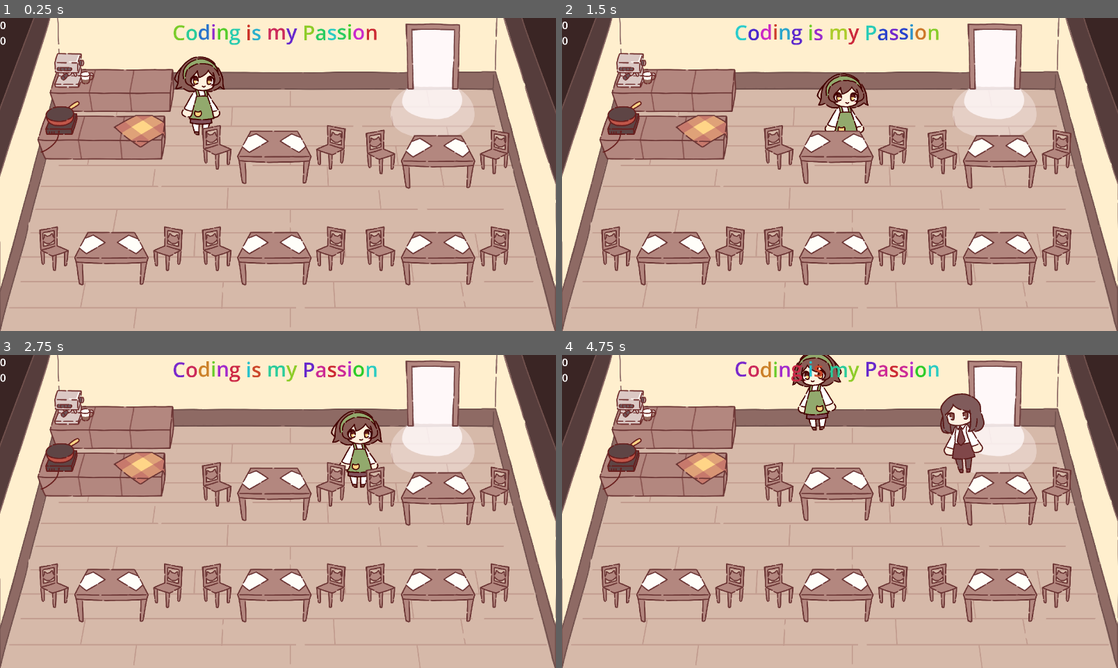
Above: before the commit, frames 1-4 (two rows, left to right).
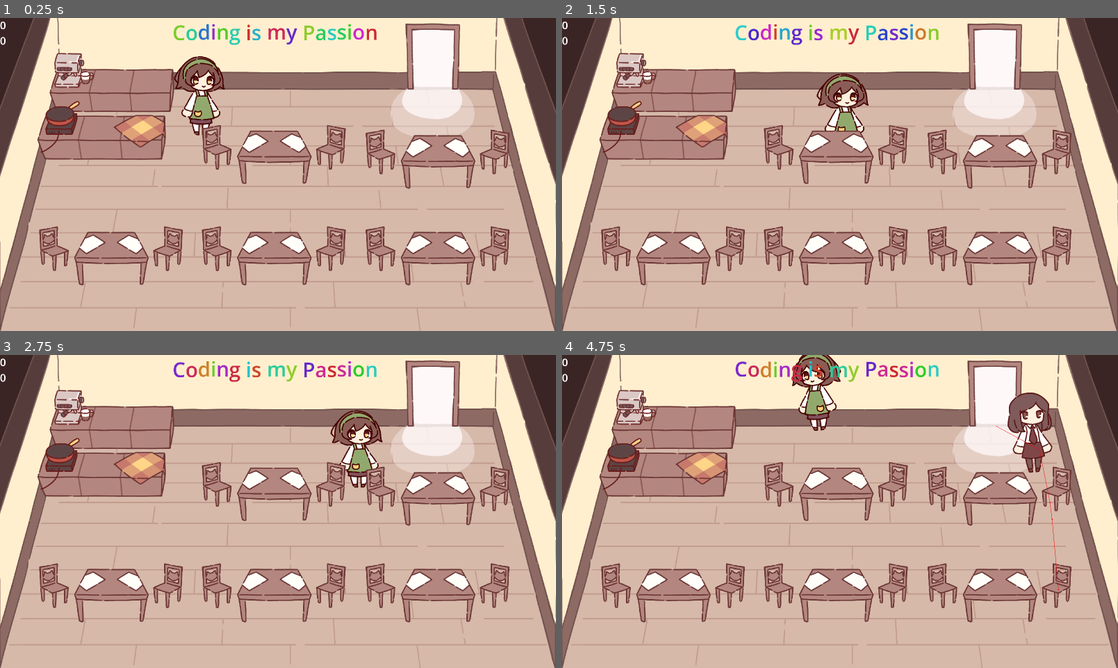
Above: after the commit, the same moments.

Repository: NuTrynity/Little-Cat-Cafe
Game: Godot game, scene res://scene_0.tscn
Two runs of this game, one before a commit and one after it. Both use one fixed random seed, a clock stepped at 60 frames per second and the inputs below.
Inputs:
- Up to frame 1 (0.25 s): no input
- Up to frame 2 (1.5 s): tap Enter (ui_accept) at 0.5, 0.77 s; hold Right (move_right) 0.53-1.28 s; hold E (interact) 0.53-1.28 s; hold S (move_down) from 1.28 s (still down); tap E (interact) at 1.35 s
- Up to frame 3 (2.75 s): tap Enter (ui_accept) at 1.52 s; release S (move_down) at 2.03 s; hold Right (move_right) from 2.03 s (still down); hold E (interact) from 2.03 s (still down)
- Up to frame 4 (4.75 s): release Right (move_right) at 2.78 s; release E (interact) at 2.78 s; hold W (move_up) 2.78-3.53 s; tap E (interact) at 2.85, 4.35 s; tap Enter (ui_accept) at 3.02, 3.77, 4.52 s; hold E (interact) 3.53-4.28 s; hold A (move_left) from 3.53 s (still down)

The runs differ from the first frame. In frame 1, less than 0.1% of the frame differs, in the area x 31-41%, y 12-33%; in frame 2, 0.1%; in frame 3, 0.3%; in frame 4, 3.1%, in the area x 41-90%, y 0-76%.

Commit message:
made makepath() to be only called once to save performance

Diff:
--- a/Nodes/CharacterNodes/npc.tscn
+++ b/Nodes/CharacterNodes/npc.tscn
@@ -1,11 +1,10 @@
-[gd_scene load_steps=16 format=3 uid="uid://c4hs18f7bfaew"]
+[gd_scene load_steps=11 format=3 uid="uid://c4hs18f7bfaew"]
 
 [ext_resource type="Script" path="res://Scripts/CharacterScripts/NPC.gd" id="1_33mn1"]
 [ext_resource type="Resource" uid="uid://bgrjpjih4rwxy" path="res://CustomResources/PlayerMeal.tres" id="2_b2qht"]
-[ext_resource type="Texture2D" uid="uid://xw1okqjuevvc" path="res://Sprites/omurice.png" id="3_dn500"]
-[ext_resource type="Texture2D" uid="uid://creyh6ftfptme" path="res://Sprites/customer sprites/customer1_standing.png" id="3_ymdgx"]
 [ext_resource type="PackedScene" uid="uid://djyfyi0mu4m38" path="res://Nodes/Components/ai_movement.tscn" id="4_d7kkh"]
 [ext_resource type="PackedScene" uid="uid://838dejx73cqo" path="res://Nodes/Components/interation_area.tscn" id="4_h15ne"]
+[ext_resource type="PackedScene" uid="uid://c88ge1qvc6a8w" path="res://Nodes/CharacterNodes/npc_skin.tscn" id="6_axvpr"]
 
 [sub_resource type="CircleShape2D" id="CircleShape2D_hfcr3"]
 radius = 329.038
@@ -22,145 +21,6 @@
 [sub_resource type="RectangleShape2D" id="RectangleShape2D_00j47"]
 size = Vector2(84, 35)
 
-[sub_resource type="Animation" id="Animation_c4r5t"]
-length = 0.001
-tracks/0/type = "value"
-tracks/0/imported = false
-tracks/0/enabled = true
-tracks/0/path = NodePath("NPCSprite:scale")
-tracks/0/interp = 1
-tracks/0/loop_wrap = true
-tracks/0/keys = {
-"times": PackedFloat32Array(0),
-"transitions": PackedFloat32Array(1),
-"update": 0,
-"values": [Vector2(1, 1)]
-}
-tracks/1/type = "value"
-tracks/1/imported = false
-tracks/1/enabled = true
-tracks/1/path = NodePath("NPCSprite:rotation")
-tracks/1/interp = 1
-tracks/1/loop_wrap = true
-tracks/1/keys = {
-"times": PackedFloat32Array(0),
-"transitions": PackedFloat32Array(1),
-"update": 0,
-"values": [0.0]
-}
-tracks/2/type = "value"
-tracks/2/imported = false
-tracks/2/enabled = true
-tracks/2/path = NodePath("MealWanted:position")
-tracks/2/interp = 1
-tracks/2/loop_wrap = true
-tracks/2/keys = {
-"times": PackedFloat32Array(0),
-"transitions": PackedFloat32Array(1),
-"update": 0,
-"values": [Vector2(-164, -332)]
-}
-tracks/3/type = "value"
-tracks/3/imported = false
-tracks/3/enabled = true
-tracks/3/path = NodePath("MealWanted:rotation")
-tracks/3/interp = 1
-tracks/3/loop_wrap = true
-tracks/3/keys = {
-"times": PackedFloat32Array(0),
-"transitions": PackedFloat32Array(1),
-"update": 0,
-"values": [0.0]
-}
-
-[sub_resource type="Animation" id="Animation_h5b5m"]
-resource_name = "sitting"
-loop_mode = 1
-tracks/0/type = "value"
-tracks/0/imported = false
-tracks/0/enabled = true
-tracks/0/path = NodePath("NPCSprite:scale")
-tracks/0/interp = 1
-tracks/0/loop_wrap = true
-tracks/0/keys = {
-"times": PackedFloat32Array(0, 0.5, 1),
-"transitions": PackedFloat32Array(1, 1, 1),
-"update": 0,
-"values": [Vector2(1, 1), Vector2(1.05, 0.95), Vector2(1, 1)]
-}
-tracks/1/type = "value"
-tracks/1/imported = false
-tracks/1/enabled = true
-tracks/1/path = NodePath("NPCSprite:rotation")
-tracks/1/interp = 1
-tracks/1/loop_wrap = true
-tracks/1/keys = {
-"times": PackedFloat32Array(0),
-"transitions": PackedFloat32Array(1),
-"update": 0,
-"values": [0.0]
-}
-tracks/2/type = "value"
-tracks/2/imported = false
-tracks/2/enabled = true
-tracks/2/path = NodePath("MealWanted:position")
-tracks/2/interp = 1
-tracks/2/loop_wrap = true
-tracks/2/keys = {
-"times": PackedFloat32Array(0),
-"transitions": PackedFloat32Array(1),
-"update": 0,
-"values": [Vector2(-164, -332)]
-}
-tracks/3/type = "value"
-tracks/3/imported = false
-tracks/3/enabled = true
-tracks/3/path = NodePath("MealWanted:rotation")
-tracks/3/interp = 0
-tracks/3/loop_wrap = true
-tracks/3/keys = {
-"times": PackedFloat32Array(0, 0.5, 1),
-"transitions": PackedFloat32Array(1, 1, 1),
-"update": 0,
-"values": [0.349066, -0.349066, 0.349066]
-}
-
-[sub_resource type="Animation" id="Animation_c7mfu"]
-resource_name = "walking"
-length = 1.2
-loop_mode = 1
-tracks/0/type = "value"
-tracks/0/imported = false
-tracks/0/enabled = true
-tracks/0/path = NodePath("NPCSprite:scale")
-tracks/0/interp = 1
-tracks/0/loop_wrap = true
-tracks/0/keys = {
-"times": PackedFloat32Array(0, 0.3, 0.6, 0.9, 1.2),
-"transitions": PackedFloat32Array(1, 1, 1, 1, 1),
-"update": 0,
-"values": [Vector2(1, 1), Vector2(1.05, 0.95), Vector2(1, 1), Vector2(1.05, 0.95), Vector2(1, 1)]
-}
-tracks/1/type = "value"
-tracks/1/imported = false
-tracks/1/enabled = true
-tracks/1/path = NodePath("NPCSprite:rotation")
-tracks/1/interp = 2
-tracks/1/loop_wrap = true
-tracks/1/keys = {
-"times": PackedFloat32Array(0, 0.6, 1.2),
-"transitions": PackedFloat32Array(1, 1, 1),
-"update": 0,
-"values": [0.0872665, -0.0872665, 0.0872665]
-}
-
-[sub_resource type="AnimationLibrary" id="AnimationLibrary_0amnf"]
-_data = {
-"RESET": SubResource("Animation_c4r5t"),
-"sitting": SubResource("Animation_h5b5m"),
-"walking": SubResource("Animation_c7mfu")
-}
-
 [node name="NPC" type="CharacterBody2D"]
 collision_layer = 2
 collision_mask = 4
@@ -169,13 +29,8 @@
 script = ExtResource("1_33mn1")
 player_resources = ExtResource("2_b2qht")
 
-[node name="MealWanted" type="Sprite2D" parent="."]
-position = Vector2(-164, -332)
-texture = ExtResource("3_dn500")
-
-[node name="NPCSprite" type="Sprite2D" parent="."]
-position = Vector2(1, -173)
-texture = ExtResource("3_ymdgx")
+[node name="NPCSkin" parent="." instance=ExtResource("6_axvpr")]
+position = Vector2(0, -178)
 
 [node name="InteractionArea" parent="." instance=ExtResource("4_h15ne")]
 position = Vector2(1, -173)
@@ -217,11 +72,6 @@
 [node name="AiMovement" parent="." instance=ExtResource("4_d7kkh")]
 position = Vector2(0, -123)
 
-[node name="NPCAnimations" type="AnimationPlayer" parent="."]
-libraries = {
-"": SubResource("AnimationLibrary_0amnf")
-}
-
 [connection signal="area_entered" from="ChairDetector" to="." method="_on_chair_detector_area_entered"]
 [connection signal="area_exited" from="ChairDetector" to="." method="_on_chair_detector_area_exited"]
 [connection signal="area_entered" from="LeaveDetector" to="." method="_on_leave_detector_area_entered"]
--- /dev/null
+++ b/Nodes/CharacterNodes/npc_skin.tscn
@@ -0,0 +1,134 @@
+[gd_scene load_steps=7 format=3 uid="uid://c88ge1qvc6a8w"]
+
+[ext_resource type="Texture2D" uid="uid://creyh6ftfptme" path="res://Sprites/customer sprites/customer1_standing.png" id="1_j5450"]
+[ext_resource type="Texture2D" uid="uid://xw1okqjuevvc" path="res://Sprites/omurice.png" id="2_a0nks"]
+
+[sub_resource type="Animation" id="Animation_c4r5t"]
+length = 0.001
+tracks/0/type = "value"
+tracks/0/imported = false
+tracks/0/enabled = true
+tracks/0/path = NodePath("MealWanted:rotation")
+tracks/0/interp = 1
+tracks/0/loop_wrap = true
+tracks/0/keys = {
+"times": PackedFloat32Array(0),
+"transitions": PackedFloat32Array(1),
+"update": 0,
+"values": [0.0]
+}
+tracks/1/type = "value"
+tracks/1/imported = false
+tracks/1/enabled = true
+tracks/1/path = NodePath("NPCSprite:rotation")
+tracks/1/interp = 1
+tracks/1/loop_wrap = true
+tracks/1/keys = {
+"times": PackedFloat32Array(0),
+"transitions": PackedFloat32Array(1),
+"update": 0,
+"values": [0.0]
+}
+tracks/2/type = "value"
+tracks/2/imported = false
+tracks/2/enabled = true
+tracks/2/path = NodePath("NPCSprite:scale")
+tracks/2/interp = 1
+tracks/2/loop_wrap = true
+tracks/2/keys = {
+"times": PackedFloat32Array(0),
+"transitions": PackedFloat32Array(1),
+"update": 0,
+"values": [Vector2(1, 1)]
+}
+
+[sub_resource type="Animation" id="Animation_h5b5m"]
+resource_name = "sitting"
+loop_mode = 1
+tracks/0/type = "value"
+tracks/0/imported = false
+tracks/0/enabled = true
+tracks/0/path = NodePath("MealWanted:rotation")
+tracks/0/interp = 0
+tracks/0/loop_wrap = true
+tracks/0/keys = {
+"times": PackedFloat32Array(0, 0.5, 1),
+"transitions": PackedFloat32Array(1, 1, 1),
+"update": 0,
+"values": [0.349066, -0.349066, 0.349066]
+}
+tracks/1/type = "value"
+tracks/1/imported = false
+tracks/1/enabled = true
+tracks/1/path = NodePath("NPCSprite:rotation")
+tracks/1/interp = 1
+tracks/1/loop_wrap = true
+tracks/1/keys = {
+"times": PackedFloat32Array(0),
+"transitions": PackedFloat32Array(1),
+"update": 0,
+"values": [0.0]
+}
+tracks/2/type = "value"
+tracks/2/imported = false
+tracks/2/enabled = true
+tracks/2/path = NodePath("NPCSprite:scale")
+tracks/2/interp = 2
+tracks/2/loop_wrap = true
+tracks/2/keys = {
+"times": PackedFloat32Array(0, 0.5, 1),
+"transitions": PackedFloat32Array(1, 1.03526, 1),
+"update": 0,
+"values": [Vector2(1, 1), Vector2(1.05, 0.95), Vector2(1, 1)]
+}
+
+[sub_resource type="Animation" id="Animation_c7mfu"]
+resource_name = "walking"
+length = 1.2
+loop_mode = 1
+tracks/0/type = "value"
+tracks/0/imported = false
+tracks/0/enabled = true
+tracks/0/path = NodePath("NPCSprite:scale")
+tracks/0/interp = 2
+tracks/0/loop_wrap = true
+tracks/0/keys = {
+"times": PackedFloat32Array(0, 0.3, 0.6, 0.9, 1.2),
+"transitions": PackedFloat32Array(1, 1, 1, 1, 1),
+"update": 0,
+"values": [Vector2(1, 1), Vector2(1.05, 0.95), Vector2(1, 1), Vector2(1.05, 0.95), Vector2(1, 1)]
+}
+tracks/1/type = "value"
+tracks/1/imported = false
+tracks/1/enabled = true
+tracks/1/path = NodePath("NPCSprite:rotation")
+tracks/1/interp = 2
+tracks/1/loop_wrap = true
+tracks/1/keys = {
+"times": PackedFloat32Array(0, 0.6, 1.2),
+"transitions": PackedFloat32Array(1, 1, 1),
+"update": 0,
+"values": [0.0872665, -0.0872665, 0.0872665]
+}
+
+[sub_resource type="AnimationLibrary" id="AnimationLibrary_0amnf"]
+_data = {
+"RESET": SubResource("Animation_c4r5t"),
+"sitting": SubResource("Animation_h5b5m"),
+"walking": SubResource("Animation_c7mfu")
+}
+
+[node name="NPCSkin" type="Node2D"]
+
+[node name="NPCSprite" type="Sprite2D" parent="."]
+texture = ExtResource("1_j5450")
+flip_h = true
+
+[node name="MealWanted" type="Sprite2D" parent="."]
+position = Vector2(-164, -162)
+texture = ExtResource("2_a0nks")
+
+[node name="NPCAnimations" type="AnimationPlayer" parent="."]
+libraries = {
+"": SubResource("AnimationLibrary_0amnf")
+}
--- a/Nodes/CharacterNodes/player_skin.tscn
+++ b/Nodes/CharacterNodes/player_skin.tscn
@@ -60,7 +60,7 @@
 tracks/1/imported = false
 tracks/1/enabled = true
 tracks/1/path = NodePath("PlayerSprite:position")
-tracks/1/interp = 1
+tracks/1/interp = 2
 tracks/1/loop_wrap = true
 tracks/1/keys = {
 "times": PackedFloat32Array(0, 0.5, 1),
@@ -72,7 +72,7 @@
 tracks/2/imported = false
 tracks/2/enabled = true
 tracks/2/path = NodePath("PlayerSprite:scale")
-tracks/2/interp = 1
+tracks/2/interp = 2
 tracks/2/loop_wrap = true
 tracks/2/keys = {
 "times": PackedFloat32Array(0, 0.5, 1),
@@ -107,13 +107,13 @@
 "times": PackedFloat32Array(0, 0.6, 1.2),
 "transitions": PackedFloat32Array(1, 1, 1),
 "update": 0,
-"values": [-0.0523599, 0.0523599, -0.0523599]
+"values": [-0.0872665, 0.0872665, -0.0872665]
 }
 tracks/2/type = "value"
 tracks/2/imported = false
 tracks/2/enabled = true
 tracks/2/path = NodePath("PlayerSprite:scale")
-tracks/2/interp = 1
+tracks/2/interp = 2
 tracks/2/loop_wrap = true
 tracks/2/keys = {
 "times": PackedFloat32Array(0, 0.3, 0.6, 0.9, 1.2),
--- a/Nodes/Components/ai_movement.tscn
+++ b/Nodes/Components/ai_movement.tscn
@@ -15,8 +15,6 @@
 debug_enabled = true
 
 [node name="Timer" type="Timer" parent="."]
-wait_time = 0.2
-one_shot = true
 autostart = true
 
 [connection signal="timeout" from="Timer" to="." method="_on_timer_timeout"]
--- a/Nodes/ObjectNodes/door.tscn
+++ b/Nodes/ObjectNodes/door.tscn
@@ -5,7 +5,7 @@
 [ext_resource type="Resource" uid="uid://dmv8t52t4ridt" path="res://CustomResources/TableManager.tres" id="2_tesch"]
 
 [sub_resource type="RectangleShape2D" id="RectangleShape2D_85k4p"]
-size = Vector2(230, 144)
+size = Vector2(178, 144)
 
 [node name="Door" type="Node2D"]
 script = ExtResource("1_2vq63")
--- a/Scripts/CharacterScripts/NPC.gd
+++ b/Scripts/CharacterScripts/NPC.gd
@@ -3,13 +3,14 @@
 signal leaving
 
 @export var player_resources : PlayerMealCarry
-@export var move_speed : float = 300.0
 
-@onready var animations = $NPCAnimations
-@onready var npc_sprite = $NPCSprite
+@onready var pivot : Node2D = $NPCSkin
+@onready var start_scale : Vector2 = pivot.scale
+@onready var animations = $NPCSkin/NPCAnimations
+@onready var npc_sprite = $NPCSkin/NPCSprite
+@onready var meal_want = $NPCSkin/MealWanted
 @onready var interact_area = $InteractionArea
 @onready var patience_bar = $Patience
-@onready var meal_want = $MealWanted
 @onready var patience_timer = Timer.new()
 @onready var eat_timer = Timer.new()
 
@@ -39,6 +40,10 @@
 		meal_want.hide()
 		patience_bar.hide()
 		npc_sprite.texture = load("res://Sprites/customer sprites/customer1_standing.png")
+
+	if is_sitting == false:
+		if not is_zero_approx(velocity.x):
+			pivot.scale.x = sign(velocity.x) * start_scale.x
 
 func patience_timer_setup():
 	add_child(patience_timer)
--- a/Scripts/CharacterScripts/ai_movement.gd
+++ b/Scripts/CharacterScripts/ai_movement.gd
@@ -12,13 +12,12 @@
 
 func _ready():
 	npc.leaving.connect(goto_exit)
+	makepath()
 
 func _physics_process(_delta: float) -> void:
 	var dir = to_local(nav_agent.get_next_path_position()).normalized()
 	npc.velocity = dir * speed
 	npc.move_and_slide()
-
-	makepath()
 
 #	var target_position = Vector2(target.global_position.x, target.global_position.y+100)
 #	var distance = npc.global_position.distance_to(target_position)
@@ -32,6 +31,8 @@
 
 func goto_exit():
 	target = door
+	makepath()
 
 func _on_timer_timeout():
-	makepath()
+	pass
+#	makepath()
--- a/scene_0.tscn
+++ b/scene_0.tscn
@@ -46,9 +46,9 @@
 size = Vector2(2628, 20)
 
 [sub_resource type="NavigationPolygon" id="NavigationPolygon_fbxh0"]
-vertices = PackedVector2Array(1047, 844, 739, 851, 834, 329, 1152, 522, 2266, 328, 1375, 518, 2317, 554, 2493, 1213, 2216, 1231, 2196, 958, 2177, 805, 2131, 542, 1904, 540, 1502, 792, 1826, 805, 326, 1318, 94, 1304, 245, 803, 380, 1066, 751, 823, 666, 1049, 1160, 1037, 1066, 1251, 713, 1241, 1059, 826, 1503, 794, 1368, 1035, 1816, 1244, 1456, 1250, 1819, 794, 1920, 1014)
-polygons = Array[PackedInt32Array]([PackedInt32Array(0, 1, 2, 3), PackedInt32Array(3, 2, 4, 5), PackedInt32Array(6, 7, 8, 9), PackedInt32Array(6, 9, 10), PackedInt32Array(6, 10, 11, 4), PackedInt32Array(5, 4, 11, 12), PackedInt32Array(13, 5, 12, 14), PackedInt32Array(15, 16, 17, 18), PackedInt32Array(18, 17, 19, 20), PackedInt32Array(21, 22, 23, 20, 19, 24), PackedInt32Array(21, 24, 25, 26), PackedInt32Array(27, 28, 26, 25, 29, 30)])
-outlines = Array[PackedVector2Array]([PackedVector2Array(2266, 328, 2317, 554, 2493, 1213, 2216, 1231, 2196, 958, 2177, 805, 2131, 542, 1904, 540, 1826, 805, 1502, 792, 1375, 518, 1152, 522, 1047, 844, 739, 851, 834, 329), PackedVector2Array(94, 1304, 245, 803, 751, 823, 1059, 826, 1503, 794, 1819, 794, 1920, 1014, 1816, 1244, 1456, 1250, 1368, 1035, 1160, 1037, 1066, 1251, 713, 1241, 666, 1049, 380, 1066, 326, 1318)])
+vertices = PackedVector2Array(1169, 986, 1071, 802, 1493, 794, 1419, 982, 399, 990, 323, 1236, 95, 1232, 151, 990, 239, 684, 653, 994, 773, 692, 1063, 802, 1160, 988, 2317, 554, 2493, 1213, 2216, 1231, 2196, 958, 2177, 805, 2131, 542, 2266, 328, 834, 329, 1904, 540, 1375, 518, 1845, 790, 2167, 800, 2193, 990, 1879, 986, 1847, 1236, 1441, 1238, 1091, 1226, 723, 1252, 1152, 522)
+polygons = Array[PackedInt32Array]([PackedInt32Array(0, 1, 2, 3), PackedInt32Array(4, 5, 6, 7, 8), PackedInt32Array(9, 4, 8, 10, 11, 12), PackedInt32Array(13, 14, 15, 16), PackedInt32Array(13, 16, 17), PackedInt32Array(13, 17, 18, 19), PackedInt32Array(20, 19, 18, 21, 22), PackedInt32Array(23, 24, 25, 26, 2), PackedInt32Array(26, 27, 28, 3, 2), PackedInt32Array(29, 30, 9, 12), PackedInt32Array(31, 11, 10, 20), PackedInt32Array(21, 23, 2, 22), PackedInt32Array(20, 22, 31)])
+outlines = Array[PackedVector2Array]([PackedVector2Array(2266, 328, 2317, 554, 2493, 1213, 2216, 1231, 2196, 958, 2177, 805, 2131, 542, 1904, 540, 1845, 790, 2167, 800, 2193, 990, 1879, 986, 1847, 1236, 1441, 1238, 1419, 982, 1169, 986, 1071, 802, 1493, 794, 1375, 518, 1152, 522, 1063, 802, 1160, 988, 1091, 1226, 723, 1252, 653, 994, 399, 990, 323, 1236, 95, 1232, 151, 990, 239, 684, 773, 692, 834, 329)])
 
 [node name="scene_0" type="Node2D"]
 z_as_relative = false
